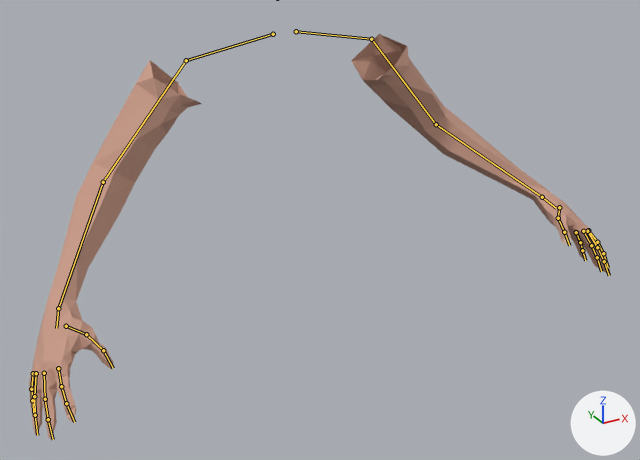
The Blender file Soulslike/res/viewmodel.blend as it was, and as the next commit left it.
One viewpoint serves both versions: a camera (50 mm lens) standing at (-0.717, -1.461, 0.259) and looking at (-0.04, -0.229, -0.357). Lighting does not change. The marker at lower right points along +X, +Y and +Z. The bones that bend it are drawn over the model as lines.

Objects in the first picture: 'Viewmodel'.
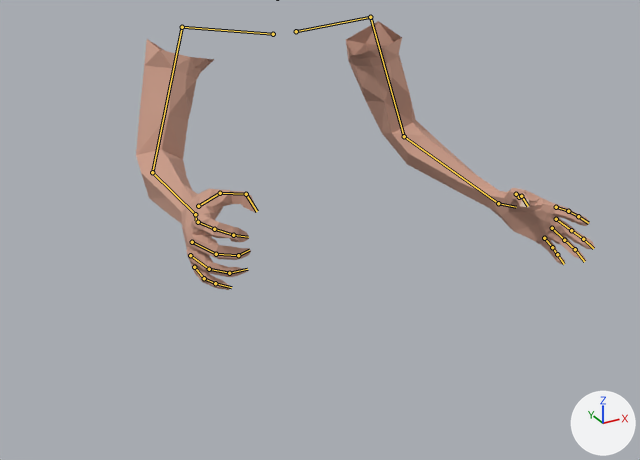
The newer file adds an action. The first version stands in its rest pose; the second is drawn at frame 6 of the action 'ladder_down'.

Location of each change, [x1, y1, x2, y2] in pixels of the pictures (640 x 460 px):
'Viewmodel', posed (21% narrower, 33% shorter)
    before: [29, 34, 611, 439]
    after: [136, 21, 595, 290]
bone 'upperarm_l', root to tip
    before: (371, 39) to (436, 124)
    after: (370, 17) to (404, 136)
bone 'ring_01_l', root to tip
    before: (583, 231) to (591, 245)
    after: (552, 228) to (564, 240)
bone 'thumb_01_l', root to tip
    before: (559, 207) to (558, 218)
    after: (519, 197) to (516, 194)
bone 'thumb_02_l', root to tip
    before: (558, 218) to (564, 232)
    after: (516, 194) to (521, 196)
bone 'upperarm_r', root to tip
    before: (186, 60) to (103, 182)
    after: (182, 27) to (152, 172)
bone 'index_01_r', root to tip
    before: (58, 368) to (61, 386)
    after: (198, 222) to (214, 229)
bone 'middle_01_r', root to tip
    before: (44, 373) to (45, 399)
    after: (192, 242) to (216, 254)
bone 'pinky_01_r', root to tip
    before: (33, 373) to (31, 389)
    after: (194, 267) to (204, 278)
bone 'ring_01_r', root to tip
    before: (36, 373) to (34, 396)
    after: (190, 255) to (209, 269)
bone 'thumb_01_r', root to tip
    before: (66, 326) to (86, 334)
    after: (198, 206) to (220, 193)
bone 'thumb_02_r', root to tip
    before: (86, 334) to (103, 350)
    after: (220, 193) to (246, 194)

The edits, one by one:
Bone 'upperarm_l' (bone_upperarm_l) turns from (0, 0, 0) to (-6, 5, -32) degrees about its own x, y and z.
Bone 'ring_01_l' (bone_ring_01_l) turns from (0, 0, 0) to (-1, 0, 0) degrees about its own x, y and z.
Bone 'thumb_01_l' (bone_thumb_01_l) turns from (0, 0, 0) to (-2, 4, 9) degrees about its own x, y and z.
Bone 'thumb_02_l' (bone_thumb_02_l) turns from (0, 0, 0) to (12, 0, 0) degrees about its own x, y and z.
Bone 'upperarm_r' (bone_upperarm_r) turns from (0, 0, 0) to (-6, -5, 32) degrees about its own x, y and z.
Bone 'index_01_r' (bone_index_01_r) turns from (0, 0, 0) to (33, 0, 0) degrees about its own x, y and z.
Bone 'middle_01_r' (bone_middle_01_r) turns from (0, 0, 0) to (39, 0, 0) degrees about its own x, y and z.
Bone 'pinky_01_r' (bone_pinky_01_r) turns from (0, 0, 0) to (16, 0, 0) degrees about its own x, y and z.
Bone 'ring_01_r' (bone_ring_01_r) turns from (0, 0, 0) to (31, 0, 0) degrees about its own x, y and z.
Bone 'thumb_01_r' (bone_thumb_01_r) turns from (0, 0, 0) to (-4, -11, -24) degrees about its own x, y and z.
Bone 'thumb_02_r' (bone_thumb_02_r) turns from (0, 0, 0) to (30, 0, 0) degrees about its own x, y and z.
Bone 'hand_ik_l' (bone_hand_ik_l) moves from (0.0, 0.0, 0.0) to (-0.084, -0.02, 0.181).
Bone 'hand_ik_l' (bone_hand_ik_l) turns from (0, 0, 0) to (-4, -34, 32) degrees about its own x, y and z.
Bone 'hand_ik_r' (bone_hand_ik_r) moves from (0.0, 0.0, 0.0) to (0.227, -0.019, 0.177).
Bone 'hand_ik_r' (bone_hand_ik_r) turns from (0, 0, 0) to (-6, 36, -38) degrees about its own x, y and z.
